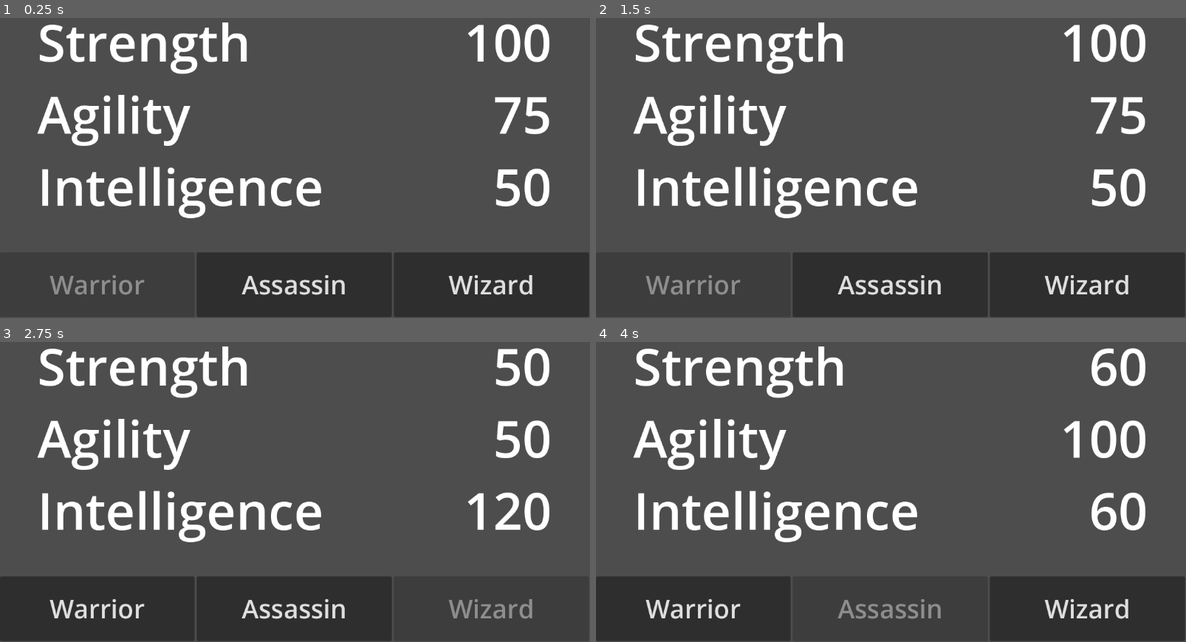
Above: before the commit, frames 1-4 (two rows, left to right).
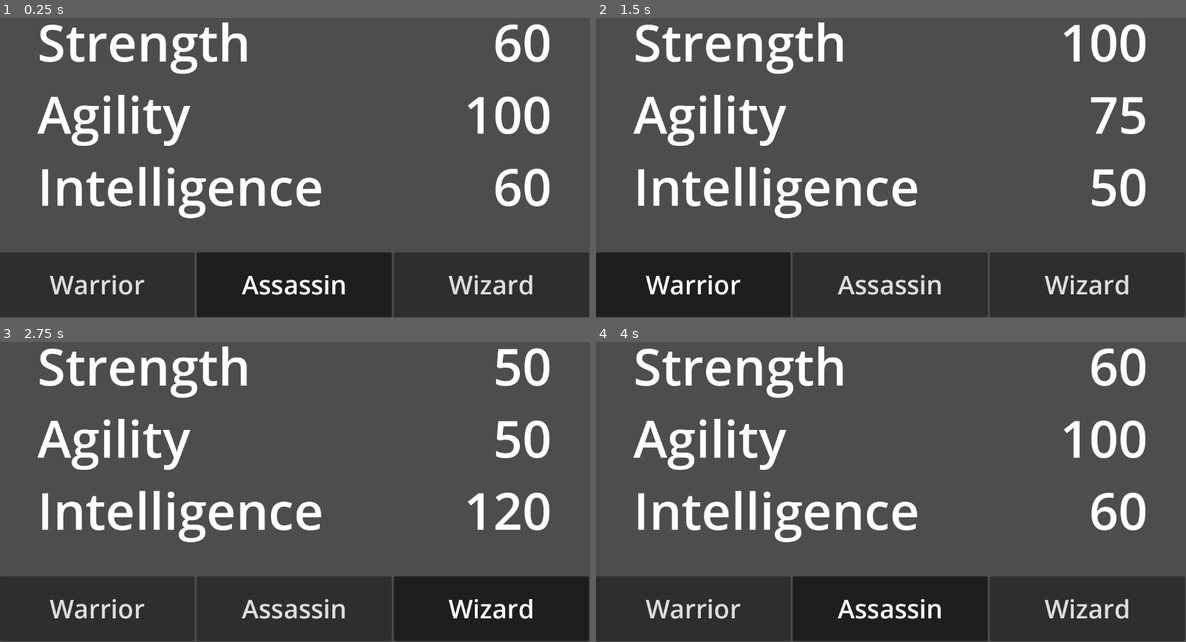
Above: after the commit, the same moments.

Repository: id-ilych/godot01
Game: Godot game, scene res://node_2d.tscn
Same seed, same stepped clock (60 frames per second), same inputs: the game is played once before the commit and once after it.
Inputs:
- Up to frame 1 (0.25 s): no input
- Up to frame 2 (1.5 s): click "Assassin" at 0.5 s; click "Warrior" at 1.25 s
- Up to frame 3 (2.75 s): click "Wizard" at 2 s
- Up to frame 4 (4 s): click "Warrior" at 2.75 s; click "Assassin" at 3.5 s

The runs differ from the first frame. In frame 1, 1.9% of the frame differs, in the area x 8-94%, y 1-93%; in frame 2, 6.9%; in frame 3, 6.9%, in the area x 66-100%, y 78-100%; in frame 4, 6.9%.

Commit message:
cleanup select class menu and buttons

Diff:
--- a/behaviors/select_class_button.gd
+++ b/behaviors/select_class_button.gd
@@ -23,4 +23,4 @@
 
 func refresh():
 	var selected = target and target.value == character_class
-	disabled = selected
+	button_pressed = selected
--- a/node_2d.tscn
+++ b/node_2d.tscn
@@ -7,6 +7,8 @@
 [ext_resource type="Resource" uid="uid://b8akoiilqi5r0" path="res://character_classes/assassin.tres" id="5_vetnh"]
 [ext_resource type="Script" path="res://behaviors/select_class_button.gd" id="6_0cjlj"]
 [ext_resource type="Resource" uid="uid://d3lgvijj58n6h" path="res://state/selected_class.tres" id="7_3tlra"]
+
+[sub_resource type="ButtonGroup" id="ButtonGroup_14x5w"]
 
 [node name="Node2D" type="Node2D"]
 
@@ -117,6 +119,8 @@
 size_flags_horizontal = 3
 focus_mode = 0
 theme_override_font_sizes/font_size = 50
+toggle_mode = true
+button_group = SubResource("ButtonGroup_14x5w")
 text = "Warrior"
 script = ExtResource("6_0cjlj")
 target = ExtResource("7_3tlra")
--- a/state/selected_class.tres
+++ b/state/selected_class.tres
@@ -1,8 +1,8 @@
 [gd_resource type="Resource" script_class="CharacterClassReference" load_steps=3 format=3 uid="uid://d3lgvijj58n6h"]
 
 [ext_resource type="Script" path="res://resource_definitions/character_class_reference.gd" id="1_shu8a"]
-[ext_resource type="Resource" uid="uid://8d7j13cq33up" path="res://character_classes/warrior.tres" id="2_6p3ej"]
+[ext_resource type="Resource" uid="uid://b8akoiilqi5r0" path="res://character_classes/assassin.tres" id="2_nc61e"]
 
 [resource]
 script = ExtResource("1_shu8a")
-value = ExtResource("2_6p3ej")
+value = ExtResource("2_nc61e")
Not shown: 1 places in node_2d.tscn that only renumber resources
